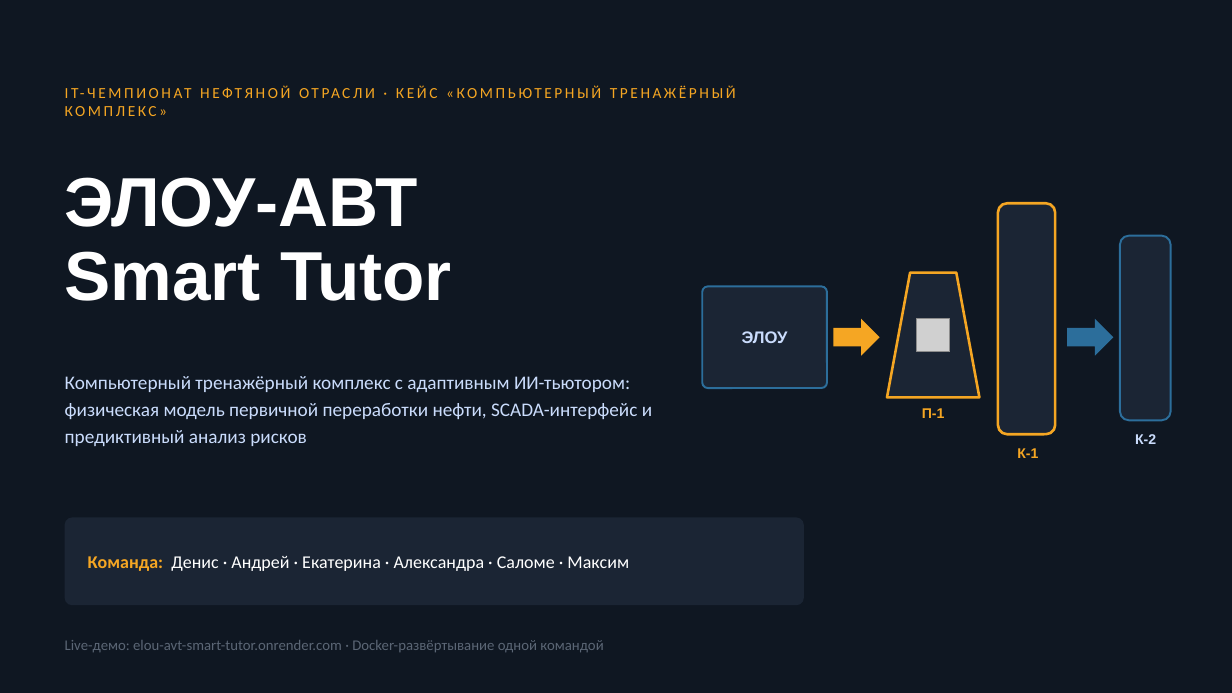
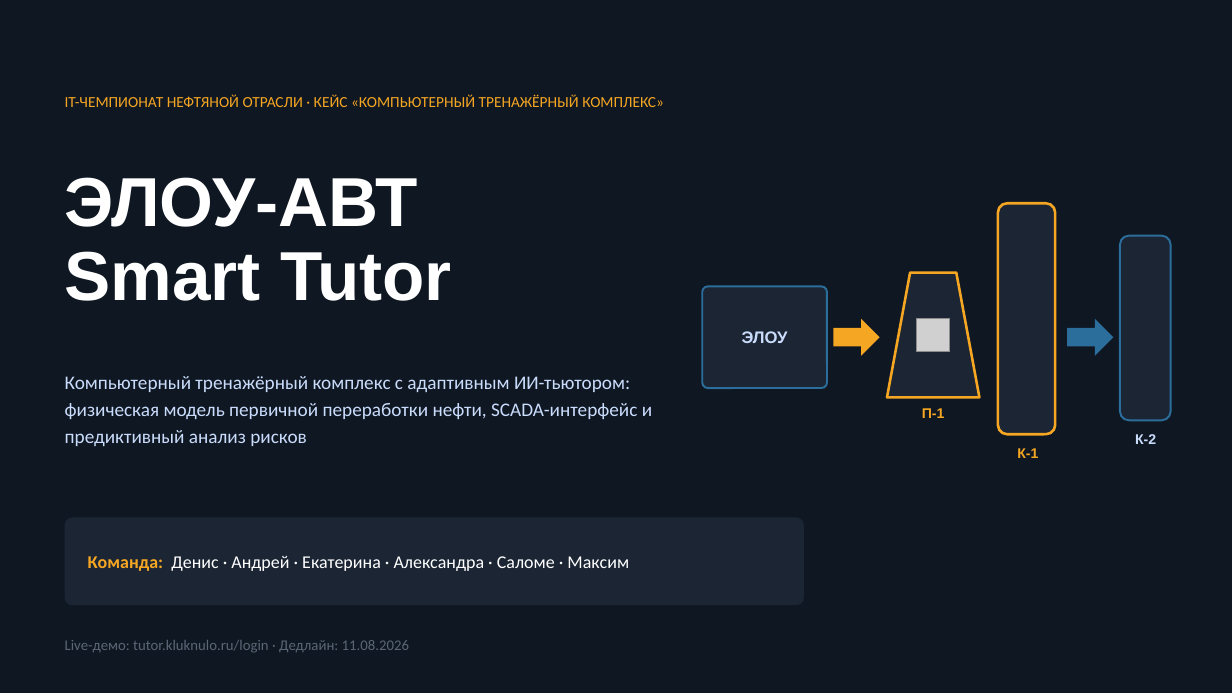
Before and after one commit to Arladnice/elou-avt-smart-tutor, a slide deck: slide 1 of docs/presentations/ELOU_AVT_Smart_Tutor.pptx. Drawn at 1232x693 pixels with LibreOffice and Linux fonts; fonts in the diff are those of the drawing; grey boxes stand for pictures. Boxes give left, top, right and bottom in pixels: in the first picture for what was removed or moved away, otherwise in the second. Text is boxed around its words. In the diff, an @@ line names an element or a change of style, - is before the commit and + after.

Commit message:
docs(competition): актуализировать материалы к дедлайну 11 августа

```diff
--- a/docs/presentations/ELOU_AVT_Smart_Tutor.pptx
+++ b/docs/presentations/ELOU_AVT_Smart_Tutor.pptx
@@ text "IT-ЧЕМПИОНАТ НЕФТЯНОЙ ОТРАСЛИ · КЕЙС ..." at (65,94,664,107): letter spacing 2 to 0 pt @@
@@ text at (65,640,409,652): text changed @@
-Live-демо: elou-avt-smart-tutor.onrender.com · Docker-развёртывание одной командой
+Live-демо: tutor.kluknulo.ru/login · Дедлайн: 11.08.2026
```
Also in this commit, not shown: 9 other slides changed, 27 other files.
